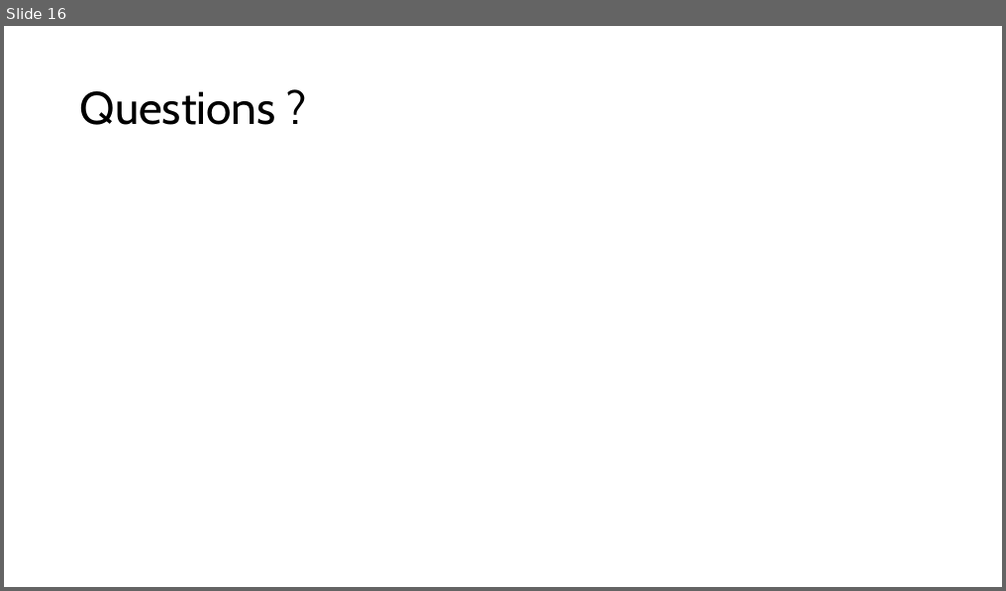
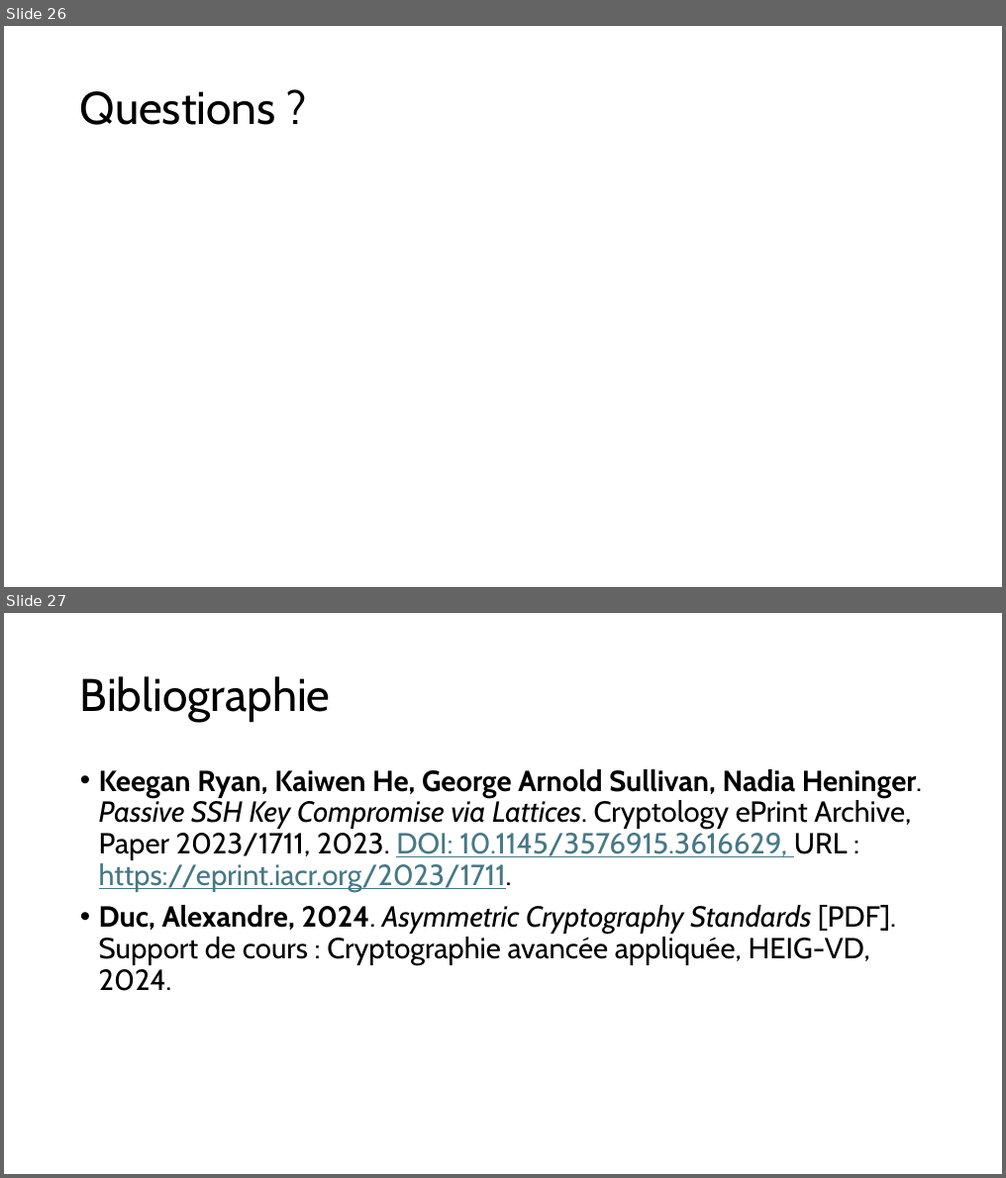
Before and after one commit to JustinFerrara14/SSE, a slide deck: SSELaticeAttackFerrara.pptx. Shown one above the other, each under a label of ours: slide 16 before the commit, slides 26 and 27 after it. The pictures are 1006x591 and 1006x1178 pixels, drawn with LibreOffice and Linux fonts; fonts in the diff are those of the drawing. Boxes give left, top, right and bottom in pixels: in the first picture for what was removed or moved away, otherwise in the second. Text is boxed around its words. In the diff, an @@ line names an element or a change of style, - is before the commit and + after.

```diff
--- a/SSELaticeAttackFerrara.pptx
+++ b/SSELaticeAttackFerrara.pptx
@@ slide 27 added at (x1=4, y1=613, x2=1002, y2=1174), background #FFFFFF @@
@@ title added at (x1=80, y1=676, x2=331, y2=722), 44 pt, text #000000 @@
+Bibliographie
@@ text added at (x1=99, y1=769, x2=922, y2=991), 28 pt, text #000000 @@
+• Keegan Ryan, Kaiwen He, George Arnold Sullivan, Nadia Heninger. Passive SSH Key Compromise via Lattices. Cryptology ePrint Archive, Paper 2023/1711, 2023. DOI: 10.1145/3576915.3616629, URL : https://eprint.iacr.org/2023/1711.
+• Duc, Alexandre, 2024. Asymmetric Cryptography Standards [PDF]. Support de cours : Cryptographie avancée appliquée, HEIG-VD, 2024.
@@ what was slide 16 is now slide 26 @@
```
Also in this commit, not shown: 3 slides changed, 14 other slides added, 5 slides removed, 2 other files.
